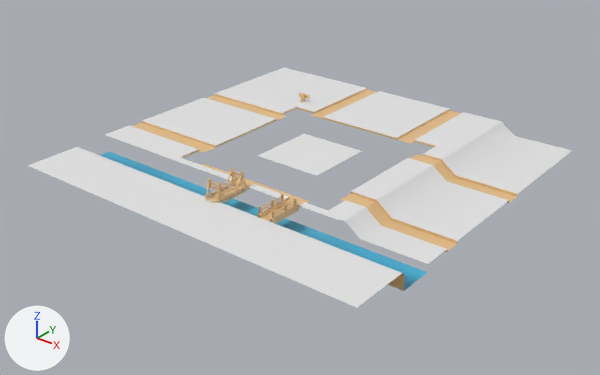
Renders of the FBX model Assets/FBX/bg_floor.fbx from each side of a commit.
Rendered twice from a 50 mm camera at (206.0, -265.0, 146.0) aimed at (0.0, -8.0, -14.0). Lighting does not change. The marker at lower left points along +X, +Y and +Z. Where no turn or scale is listed for an object, it has been applied to the vertices. Vertices at the same position are counted once.

In view in the first picture: 'bg_floor'.
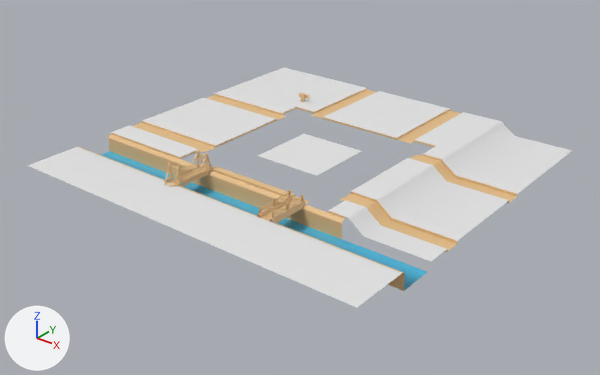
Pixel boxes (x1, y1, x2, y2) of what changed, in the pictures (600 x 375 px; the box of a moved part takes in the faces that stretch with it):
part 1 of me_plane_016, moved or reshaped
    before: (209, 182, 211, 198)
    after: (169, 166, 172, 181)
part 2 of me_plane_016, moved or reshaped
    before: (205, 179, 210, 199)
    after: (165, 163, 169, 183)
part 3 of me_plane_016, moved or reshaped
    before: (211, 171, 232, 189)
    after: (171, 154, 197, 171)
part 4 of me_plane_016, moved or reshaped
    before: (207, 184, 241, 201)
    after: (165, 166, 206, 185)
part 5 of me_plane_016, moved or reshaped
    before: (231, 171, 234, 186)
    after: (197, 154, 199, 169)
part 6 of me_plane_016, moved or reshaped
    before: (219, 186, 221, 202)
    after: (178, 170, 181, 186)
part 7 of me_plane_016, deleted (brown)
    before: (204, 171, 247, 203)
part 8 of me_plane_016, built on
    before: (105, 132, 447, 291)
    after: (108, 133, 447, 291)

Diff of the bpy script that builds the scene:
```diff
--- a/Assets/FBX/bg_floor.fbx.py
+++ b/Assets/FBX/bg_floor.fbx.py
@@ me_plane_016 @@
 # used by ob_bg_floor; location = (0.0, 0.0, 0.0)
-me_plane_016.from_pydata(...)  # 841 vertices, 474 faces; spans x -86.0..85.0, y -85.0..86.0, z -8.0..8.0
+me_plane_016.from_pydata(...)  # 837 vertices, 467 faces; spans x -86.0..85.0, y -85.0..86.0, z -8.0..8.0
+# me_plane_016 part 1: the loose piece of 8 vertices spanning x -5.0..-4.0, y -58.0, z -1.0..6.0 is moved by (-23.0, 1.0, 0.0)
+# me_plane_016 part 2: the loose piece of 8 vertices spanning x -5.0..-4.0, y -61.0..-58.0, z -1.0..8.0 is moved by (-23.0, 0.0, 0.0)
+# me_plane_016 part 3: the loose piece of 20 vertices spanning x -5.0..-4.0, y -58.0..-45.0, z 2.0..6.0 is scaled about its middle by (1, 1.23, 1), then moved by (-23.0, 2.0, 0.0)
+# me_plane_016 part 4: the loose piece of 8 vertices spanning x -3.0..-2.0, y -61.0..-43.0, z 0.0 is scaled about its middle by (1, 1.23, 1), then moved by (-23.0, 2.0, 0.0)
+# me_plane_016 part 5: the loose piece of 8 vertices spanning x -5.0..-4.0, y -45.0, z -1.0..6.0 is moved by (-23.0, 4.0, 0.0)
+# me_plane_016 part 6: the loose piece of 8 vertices spanning x 0.0..1.0, y -58.0, z -1.0..6.0 is moved by (-23.0, 1.0, 0.0)
+# me_plane_016 part 7: 27 loose pieces with 238 vertices, spanning x -5.0..2.0, y -61.0..-43.0, z -1.0..8.0, are deleted
+# me_plane_016 part 8: 42 vertices moved within x -86.0..85.0, y -57.0..-37.0, z -5.0..4.0; 35 vertices removed from x -86.0..40.0, y -58.0..-37.0, z 0.0..1.0; 269 vertices added at x -86.0..48.0, y -62.0..-37.0, z -8.0..8.0
 me_plane_016.materials.append(mat_other_holder)
```
